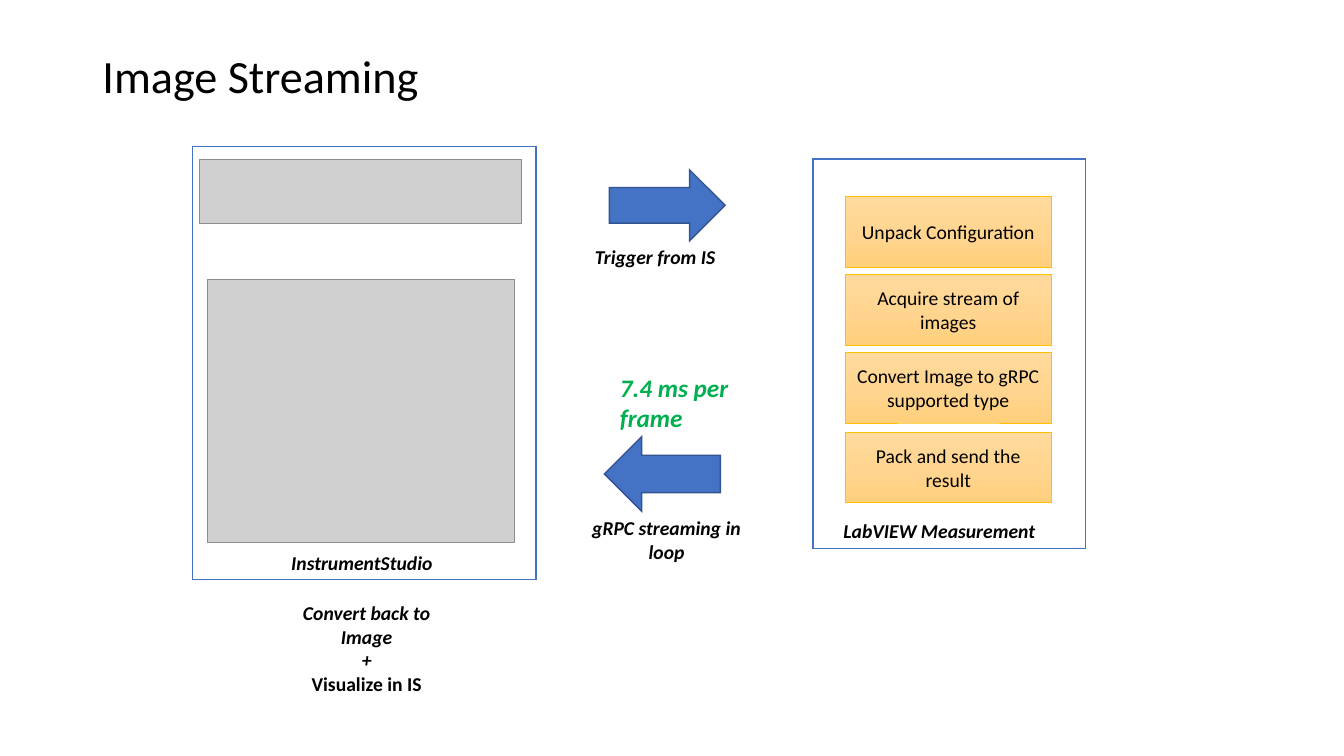
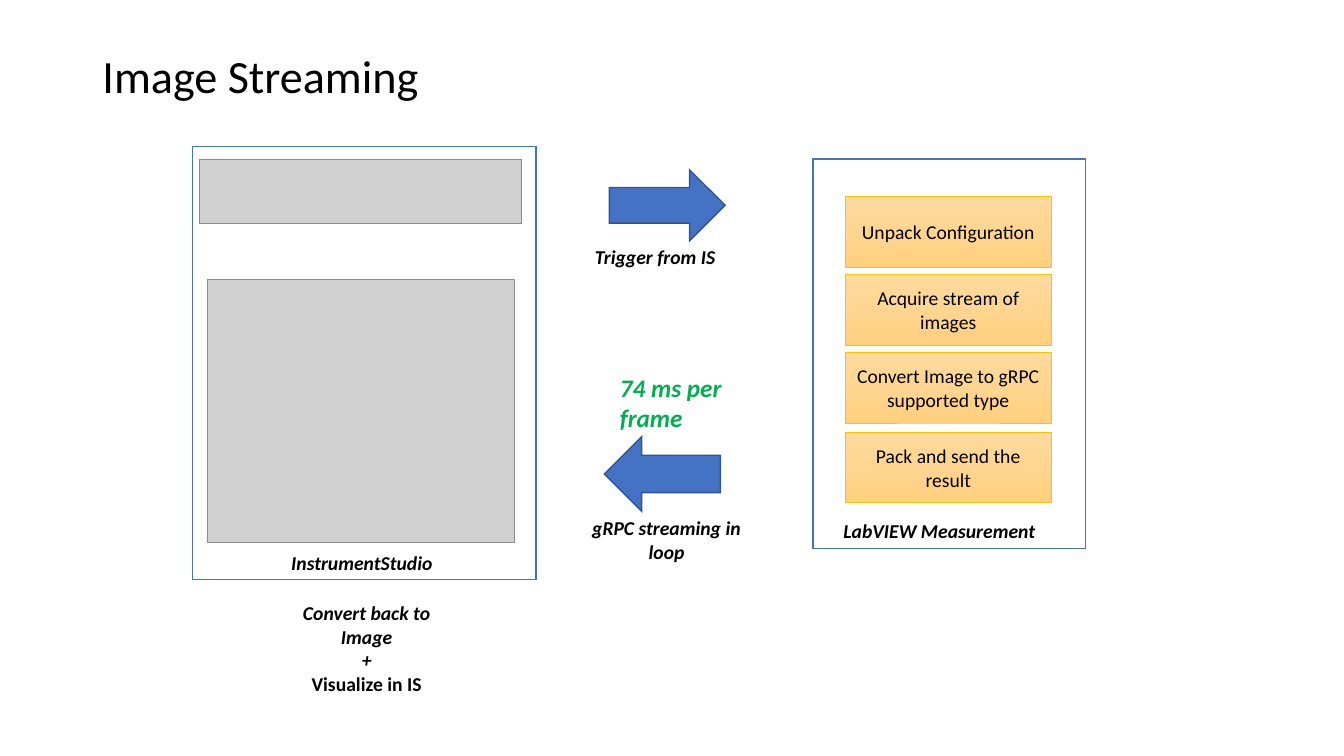
Before and after one commit to ni/measurement-plugin-labview, a slide deck: slide 4 of Source/Example Measurements/Image rendering/Image Transfer in MeasurementLink example.pptx. Drawn at 1344x756 pixels with LibreOffice and Linux fonts; fonts in the diff are those of the drawing; grey boxes stand for pictures. Boxes give left, top, right and bottom in pixels: in the first picture for what was removed or moved away, otherwise in the second. Text is boxed around its words. In the diff, an @@ line names an element or a change of style, - is before the commit and + after.

```diff
--- a/Source/Example Measurements/Image rendering/Image Transfer in MeasurementLink example.pptx
+++ b/Source/Example Measurements/Image rendering/Image Transfer in MeasurementLink example.pptx
@@ text at [620, 380, 722, 430]: text changed @@
-7.4 ms per frame
+74 ms per frame
```
Also in this commit, not shown: 1 other slide changed, 2 other files.
